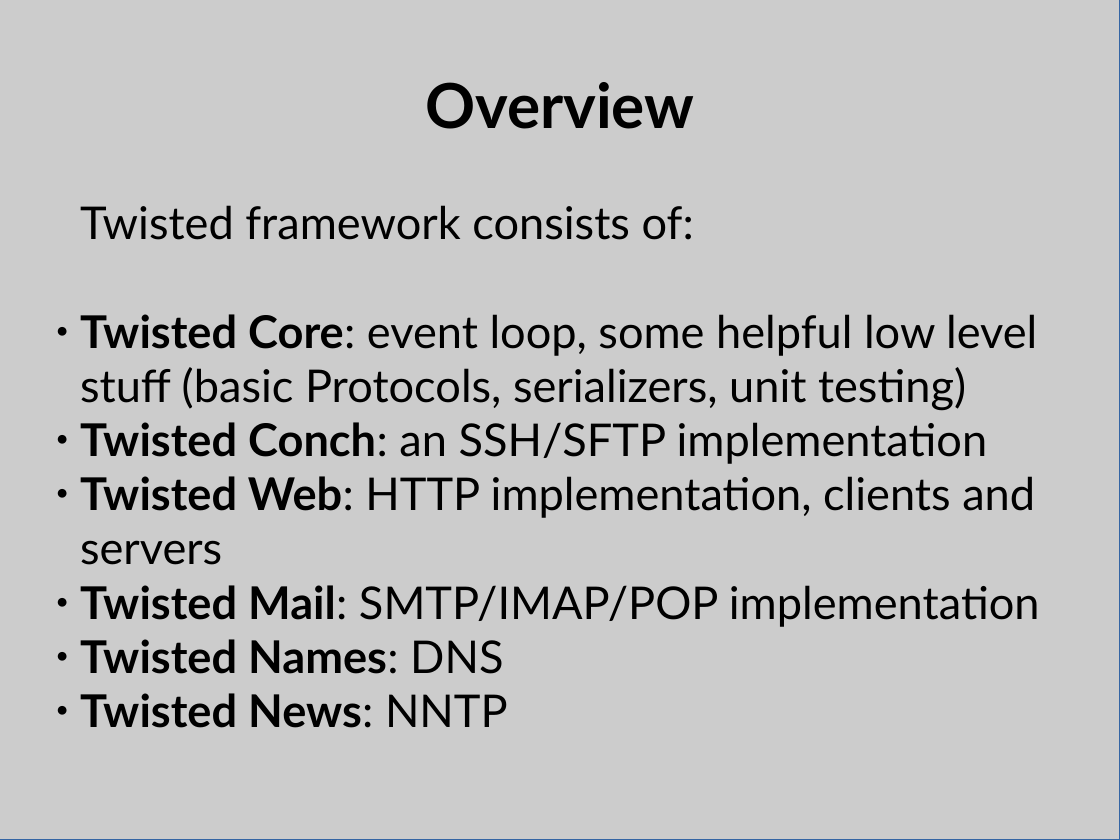
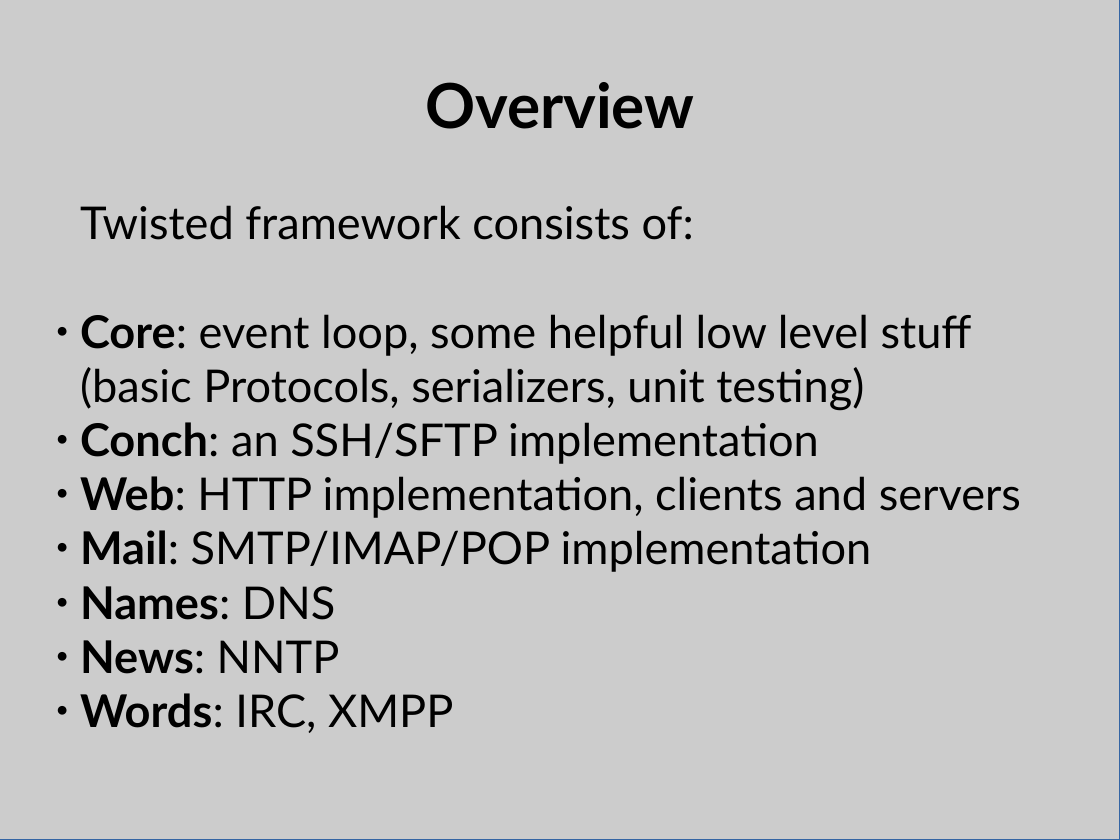
Before and after one commit to bpetering/linuxsa-talk-twisted, a slide deck: slide 6 of twisted_talk.odp. Drawn at 1120x840 pixels with LibreOffice and Linux fonts; fonts in the diff are those of the drawing. Boxes give left, top, right and bottom in pixels: in the first picture for what was removed or moved away, otherwise in the second. Text is boxed around its words. In the diff, an @@ line names an element or a change of style, - is before the commit and + after.

Commit message:
Add IRC server code and update slides

```diff
--- a/twisted_talk.odp
+++ b/twisted_talk.odp
@@ subtitle at (80,314,1021,733): text changed @@
-● Twisted Core: event loop, some helpful low level stuff (basic Protocols, serializers, unit testing)
-● Twisted Conch: an SSH/SFTP implementation
-● Twisted Web: HTTP implementation, clients and servers
-● Twisted Mail: SMTP/IMAP/POP implementation
-● Twisted Names: DNS
-● Twisted News: NNTP
+● Core: event loop, some helpful low level stuff (basic Protocols, serializers, unit testing)
+● Conch: an SSH/SFTP implementation
+● Web: HTTP implementation, clients and servers
+● Mail: SMTP/IMAP/POP implementation
+● Names: DNS
+● News: NNTP
+● Words: IRC, XMPP
```
Also in this commit, not shown: 6 other slides changed, 9 slides added, 6 slides removed, 4 other files.
